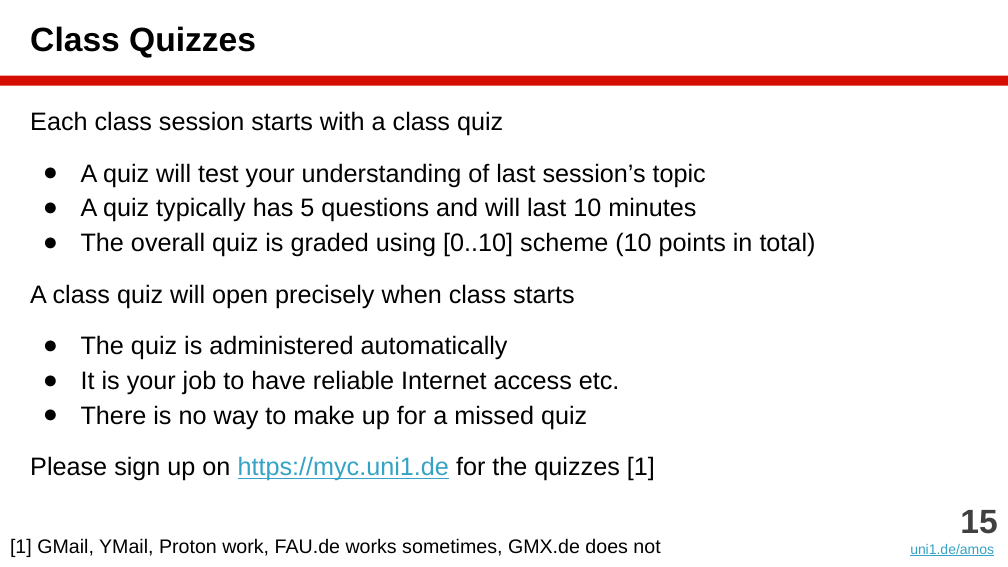
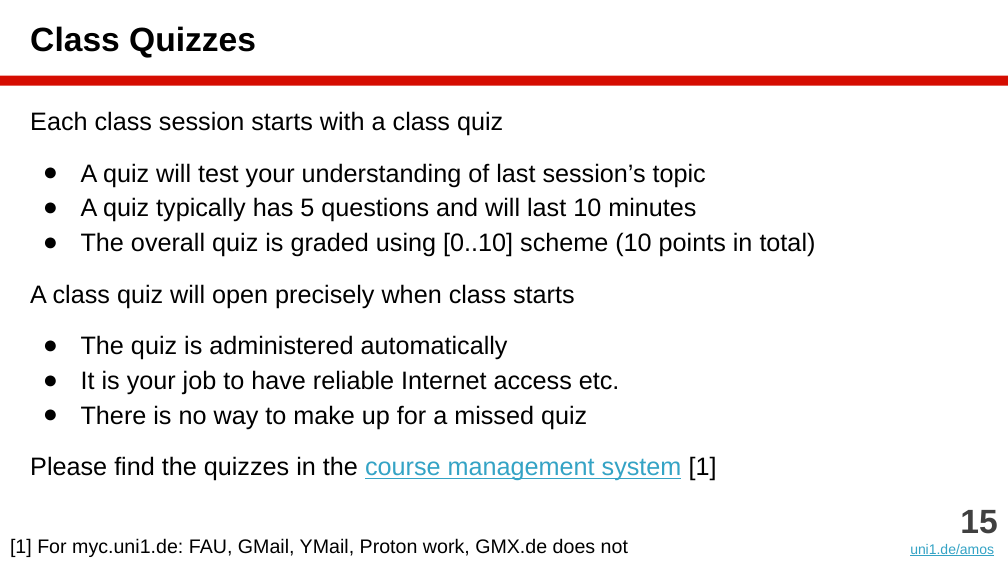
Before and after one commit to dirkriehle/amos-course, a slide deck: slide 15 of Lecture slides/AMOS A01 - Introduction.pptx. Drawn at 1008x567 pixels with LibreOffice and Linux fonts; fonts in the diff are those of the drawing. Boxes give left, top, right and bottom in pixels: in the first picture for what was removed or moved away, otherwise in the second. Text is boxed around its words. In the diff, an @@ line names an element or a change of style, - is before the commit and + after.

```diff
--- a/Lecture slides/AMOS A01 - Introduction.pptx
+++ b/Lecture slides/AMOS A01 - Introduction.pptx
@@ text at <box>30,456,717,481</box>: text changed @@
-Please sign up on https://myc.uni1.de for the quizzes [1]
+Please find the quizzes in the course management system [1]
@@ text at <box>10,538,628,557</box>: text changed @@
-[1] GMail, YMail, Proton work, FAU.de works sometimes, GMX.de does not
+[1] For myc.uni1.de: FAU, GMail, YMail, Proton work, GMX.de does not
```
Also in this commit, not shown: 9 other slides changed, 15 other files.
